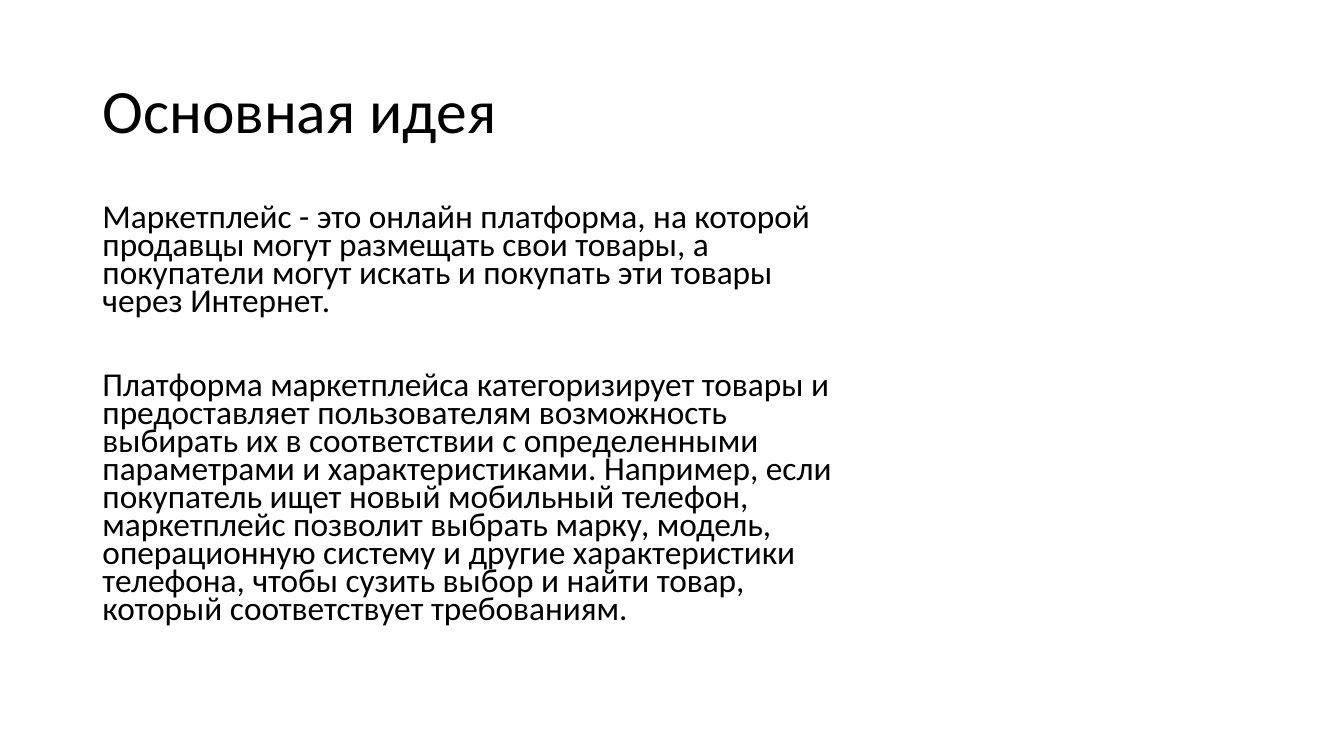
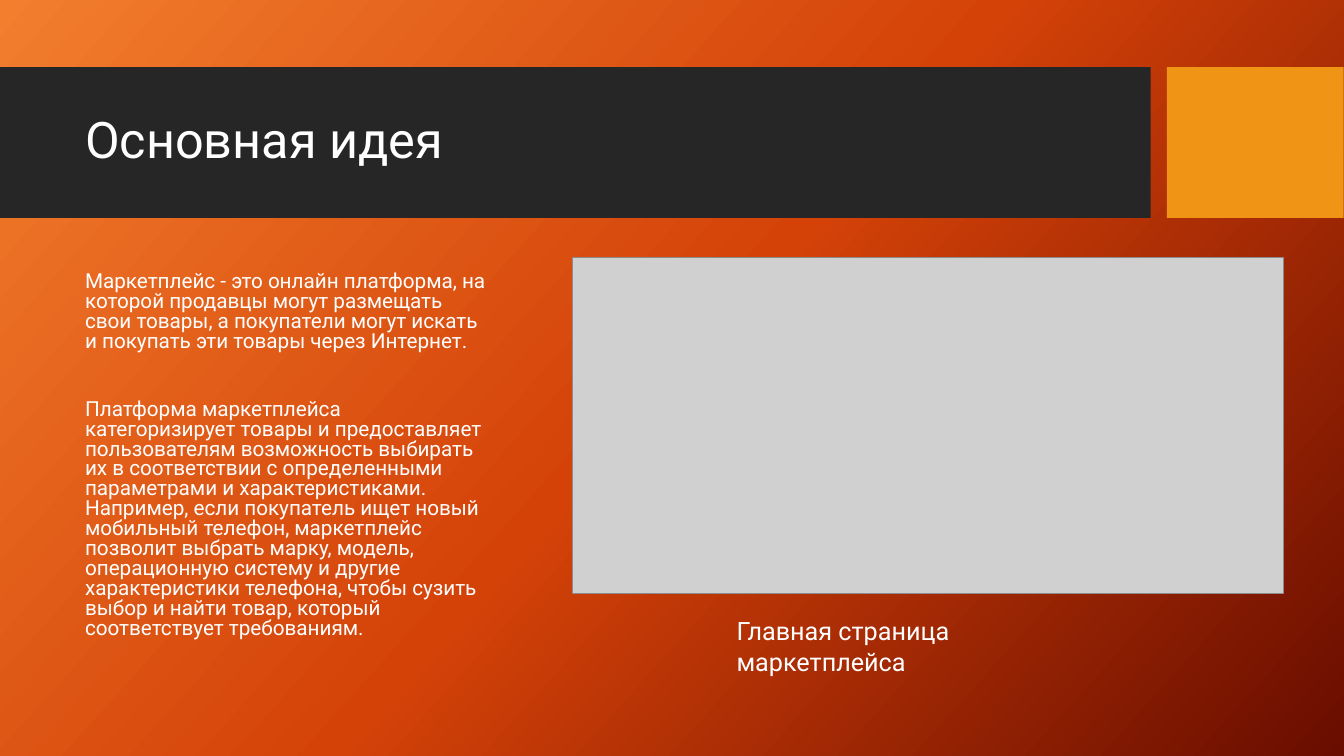
Before and after one commit to lycayan18/Zamkadishi_Marketplace, a slide deck: slide 4 of docs/Vodorod Store.pptx. Drawn at 1344x756 pixels with LibreOffice and Linux fonts; fonts in the diff are those of the drawing; grey boxes stand for pictures; background and template pictures are left out. Boxes give left, top, right and bottom in pixels: in the first picture for what was removed or moved away, otherwise in the second. Text is boxed around its words. In the diff, an @@ line names an element or a change of style, - is before the commit and + after.

```diff
--- a/docs/Vodorod Store.pptx
+++ b/docs/Vodorod Store.pptx
@@ background #FFFFFF to picture (left out) @@
@@ rectangle added at <box>0,68,1150,219</box>, fill #262626 @@
@@ title "Основная идея": place and size @@
-title "Основная идея" at <box>102,93,497,143</box>
+title "Основная идея" at <box>85,121,443,166</box>
@@ title "Основная идея" at <box>85,121,443,166</box>: size 44 to 36 pt, font Calibri to Roboto, text colour #000000 to #FFFFFF @@
@@ rectangle added at <box>1168,68,1344,219</box>, fill #F09415 @@
@@ text "Маркетплейс - это онлайн платформа, ...": place and size @@
-text "Маркетплейс - это онлайн платформа, ..." at <box>102,205,832,626</box>
+text "Маркетплейс - это онлайн платформа, ..." at <box>85,272,485,640</box>
@@ text "Маркетплейс - это онлайн платформа, ..." at <box>85,272,485,640</box>: size 23.8 to 14.8 pt, font Calibri to Roboto, text colour #000000 to #FFFFFF; line spacing 0.7 to 0.8; vertical alignment top to middle @@
@@ picture added at <box>573,258,1284,594</box> @@
@@ text added at <box>737,622,949,676</box>, 18 pt, text #FFFFFF @@
+Главная страница маркетплейса
```
Also in this commit, not shown: 6 other slides changed, 1 slide removed, 1 other file.
